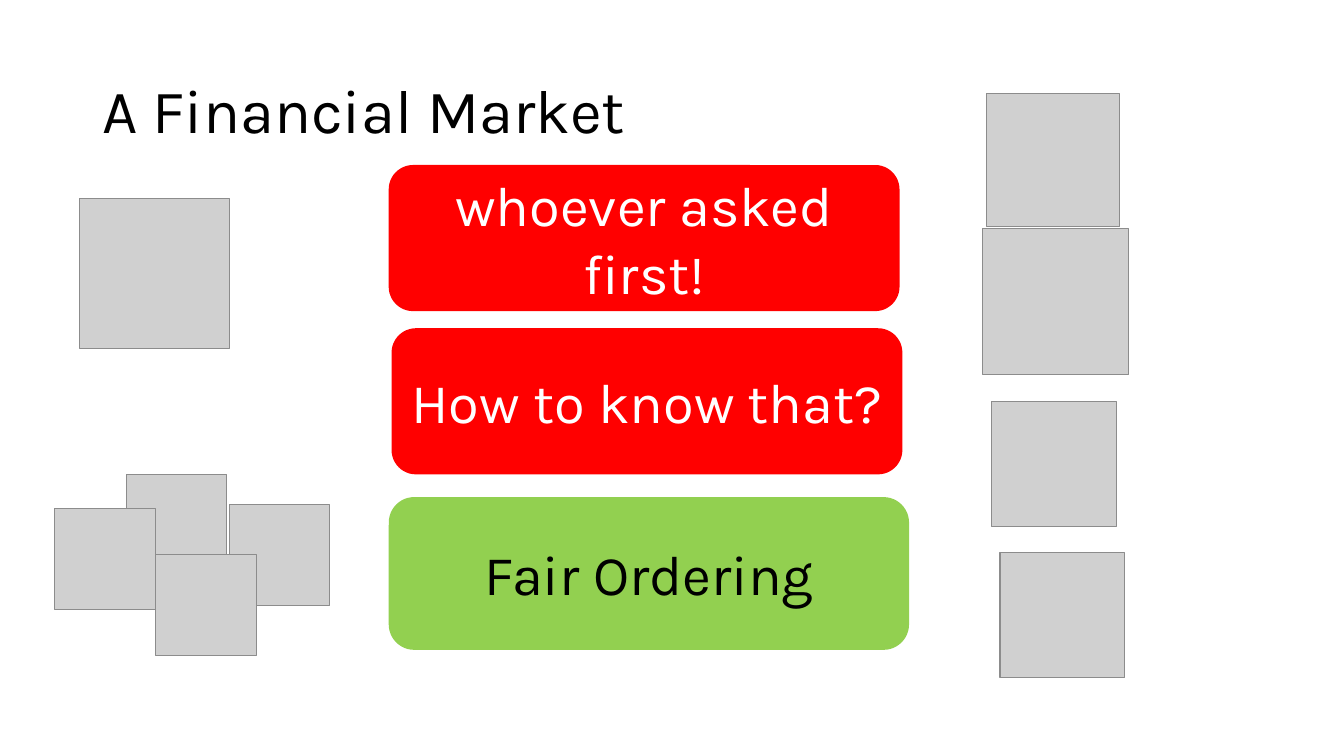
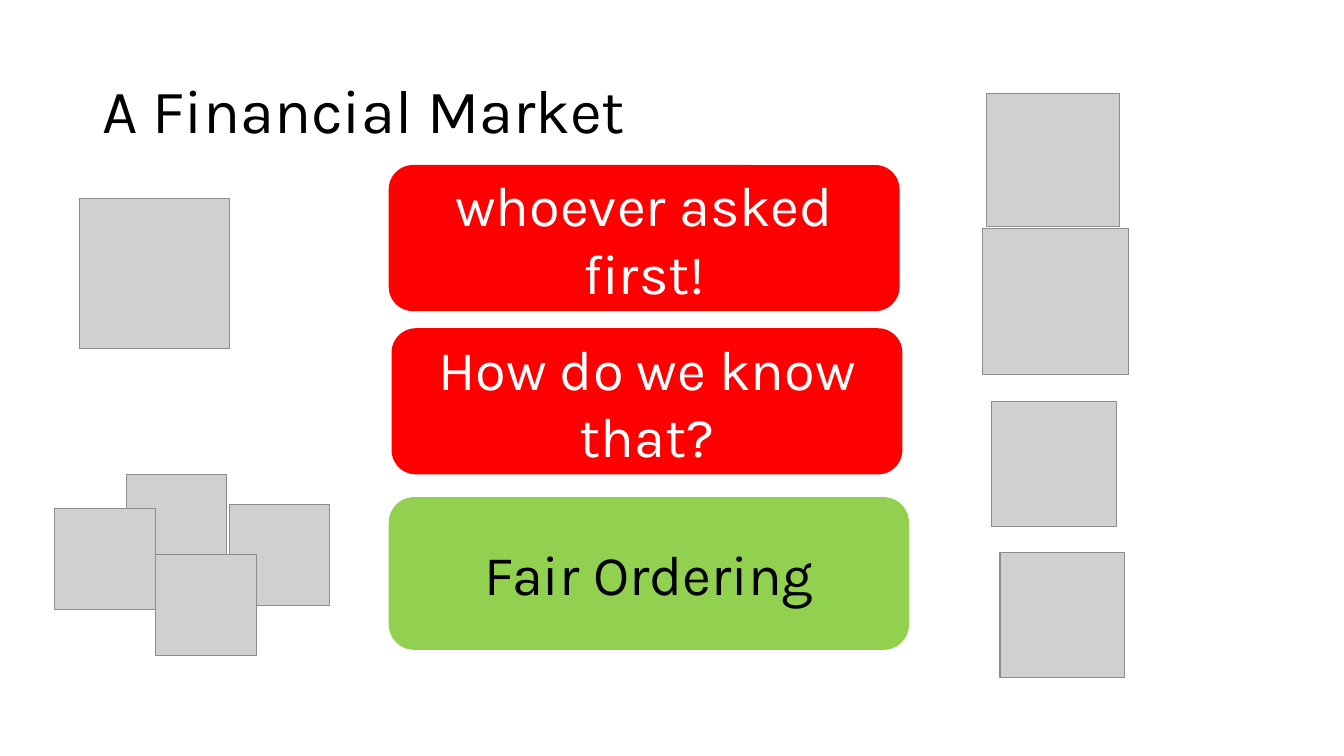
Before and after one commit to HaseebLUMS/Onyx-Presentation, a slide deck: slide 6 of tommy_hotnets_v3.pptx. Drawn at 1344x756 pixels with LibreOffice and Linux fonts; fonts in the diff are those of the drawing; grey boxes stand for pictures. Boxes give left, top, right and bottom in pixels: in the first picture for what was removed or moved away, otherwise in the second. Text is boxed around its words. In the diff, an @@ line names an element or a change of style, - is before the commit and + after.

```diff
--- a/tommy_hotnets_v3.pptx
+++ b/tommy_hotnets_v3.pptx
@@ text in rounded rectangle at (438,351,855,458): text changed @@
-How to know that?
+How do we know that?
```
Also in this commit, not shown: 9 other slides changed.
